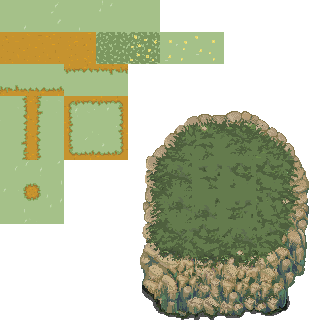
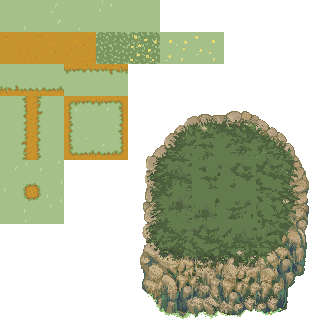
Before/after of a 320×320 layered artwork. What changed in the layer stack:
hid "Shadow" over [142, 285, 290, 320]
added layer "Ebene 23" above "Ebene 15" over [142, 285, 290, 319]
painted on "Ebene 15" over [142, 285, 290, 319]
